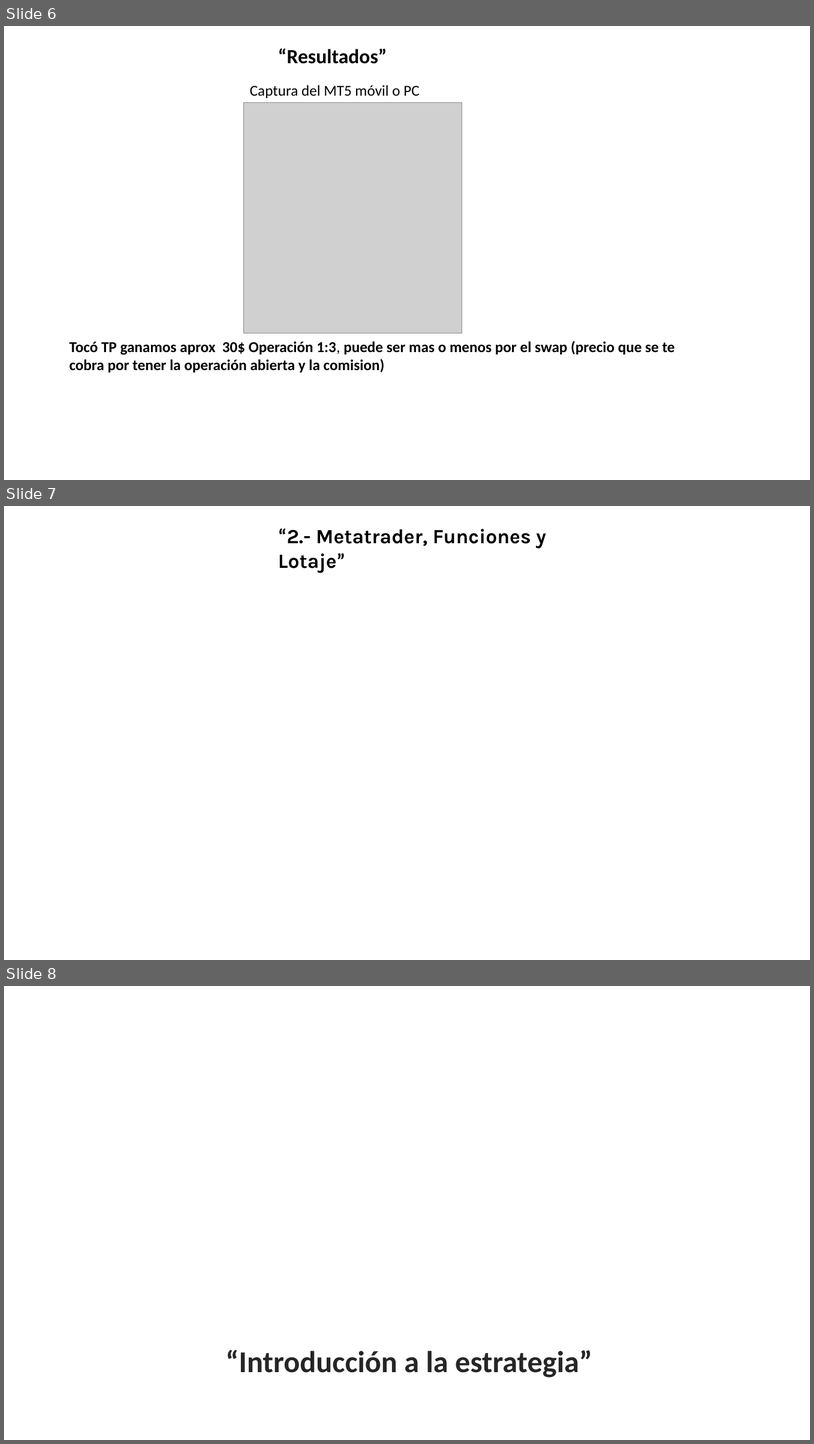
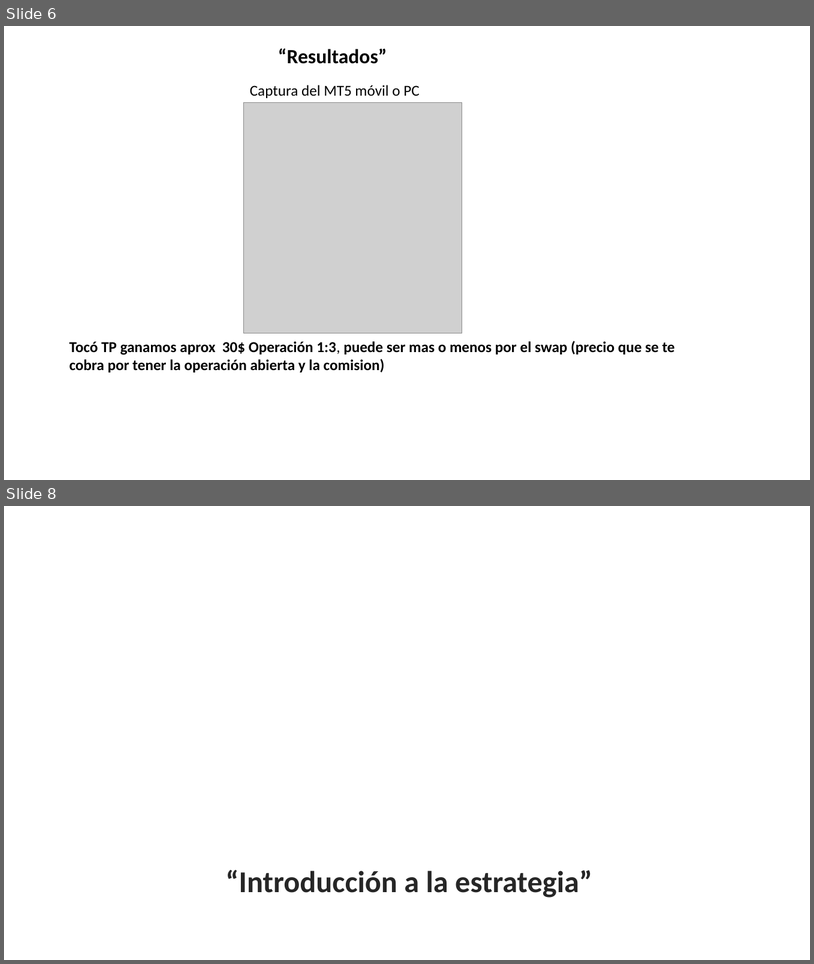
Before and after one commit to Edd1eware/Yields_Academy, a slide deck: Manual_YIELDS_ACADEMY.pptx. Shown one above the other, each under a label of ours: slides 6, 7 and 8 before the commit, slides 6 and 8 after it; the slides between them are not shown. The pictures are 814x1444 and 814x964 pixels, drawn with LibreOffice and Linux fonts; fonts in the diff are those of the drawing; grey boxes stand for pictures; background and template pictures are left out. Boxes give left, top, right and bottom in pixels: in the first picture for what was removed or moved away, otherwise in the second. Text is boxed around its words. In the diff, an @@ line names an element or a change of style, - is before the commit and + after.

```diff
--- a/Manual_YIELDS_ACADEMY.pptx
+++ b/Manual_YIELDS_ACADEMY.pptx
@@ slide 7 removed at [4, 506, 810, 960], background #FFFFFF @@
@@ text removed at [278, 528, 546, 573] @@
-“2.- Metatrader, Funciones y Lotaje”
```
Also in this commit, not shown: 2 slides changed, 1 slide added, 1 other slide removed.
